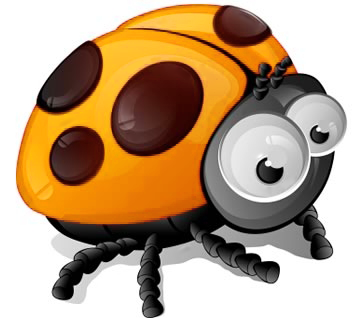
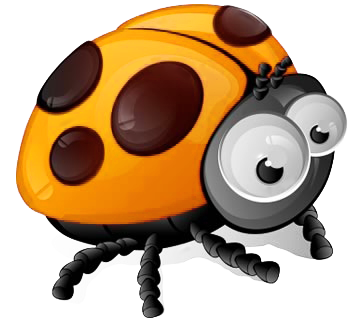
The second 360×318 image is a revision of the first. Changes to its layers:
painted on "Layer 1" over [14, 0, 352, 318]
renamed "Background" to "Layer 0", hid it over [14, 0, 352, 318]
